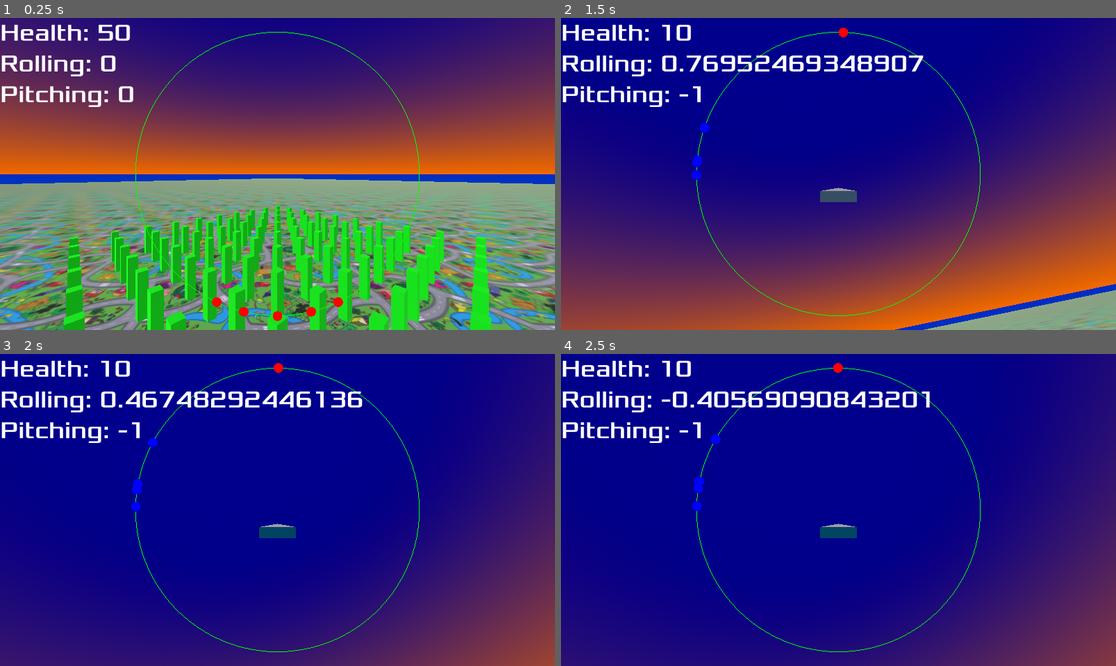
Above: before the commit, frames 1-4 (two rows, left to right).
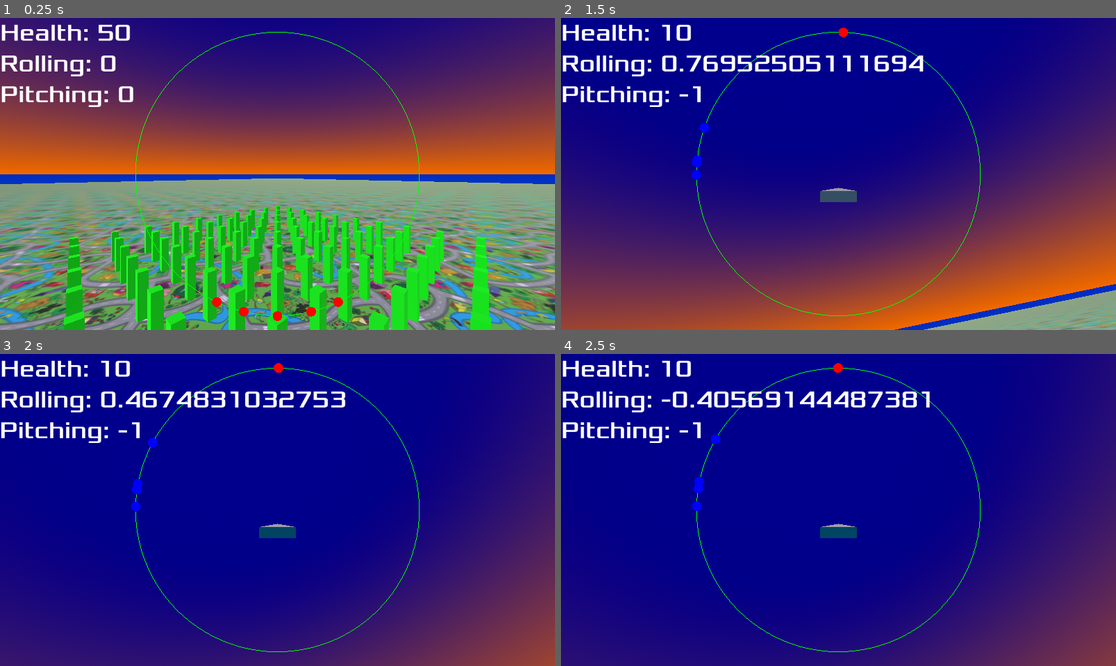
Above: after the commit, the same moments.

Repository: lookbehindyounow/shape_squadron
Game: Godot game, scene res://main.tscn
Same seed, same stepped clock (60 frames per second), same inputs: the game is played once before the commit and once after it.
Inputs:
- Up to frame 1 (0.25 s): no input
- Up to frame 2 (1.5 s): hold D (roll_right) 0.53-1.28 s; hold , (shoot) 0.53-1.28 s; hold W (pitch_down) from 1.28 s (still down); tap C (toggle_camera) at 1.35 s
- Up to frame 3 (2 s): keep holding W (pitch_down)
- Up to frame 4 (2.5 s): release W (pitch_down) at 2.03 s; hold D (roll_right) from 2.03 s (still down); tap V (toggle_chillin) at 2.1 s

Frame 1 is identical in both runs. In frame 2, 0.6% of the frame differs, in the area x 38-66%, y 12-18%; in frame 3, 0.7%, in the area x 0-66%, y 12-28%; in frame 4, 0.6%.

Commit message:
normalzed one vector

Diff:
--- a/JetMethods.gd
+++ b/JetMethods.gd
@@ -88,7 +88,7 @@
 	if avoid_points: # if any points to avoid
 		avoid_instructions[0]+=avoid_points_instructions[mindex][0]
 		avoid_instructions[1]+=avoid_points_instructions[mindex][1]
-		avoid_instructions[2]-=avoid_points_instructions[mindex][2].dot(transform.basis.z) # take away from acceleration
+		avoid_instructions[2]-=avoid_points_instructions[mindex][2].normalized().dot(transform.basis.z) # take away from acceleration
 
 	if avoid_instructions!=[0,0,0]: # if any avoid instructions
 		instructions=avoid_instructions # override instrucions
